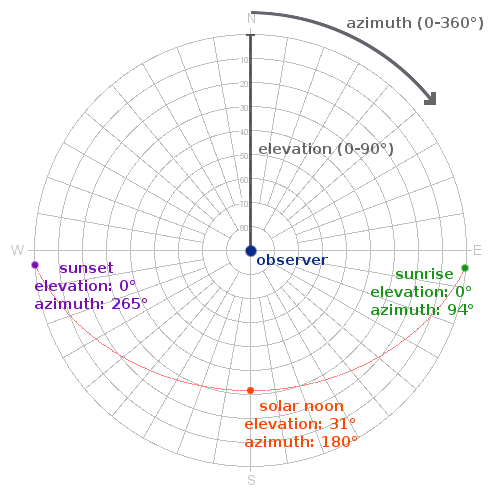
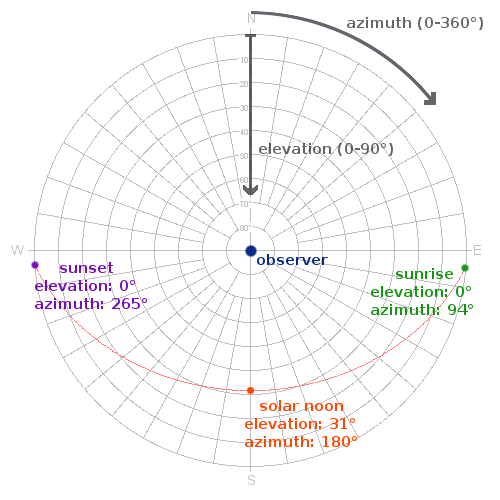
The second 500x500 image is a revision of the first. Changes to its layers:
painted on "el" over bbox(243, 34, 258, 250)
